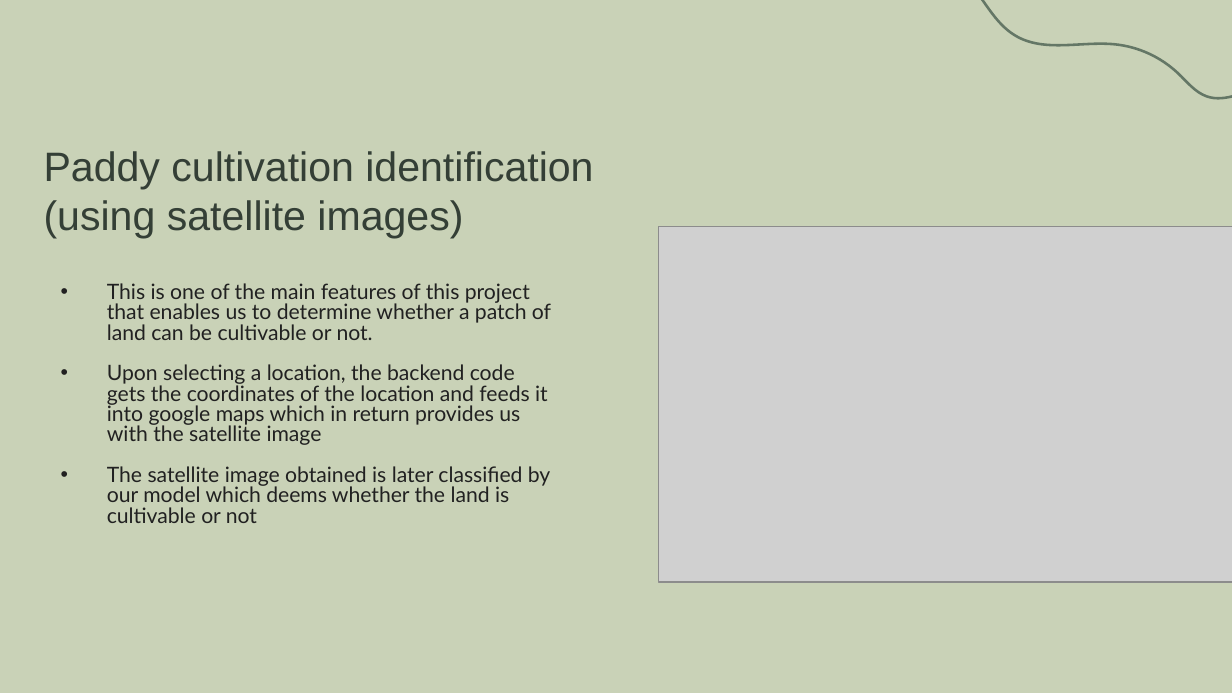
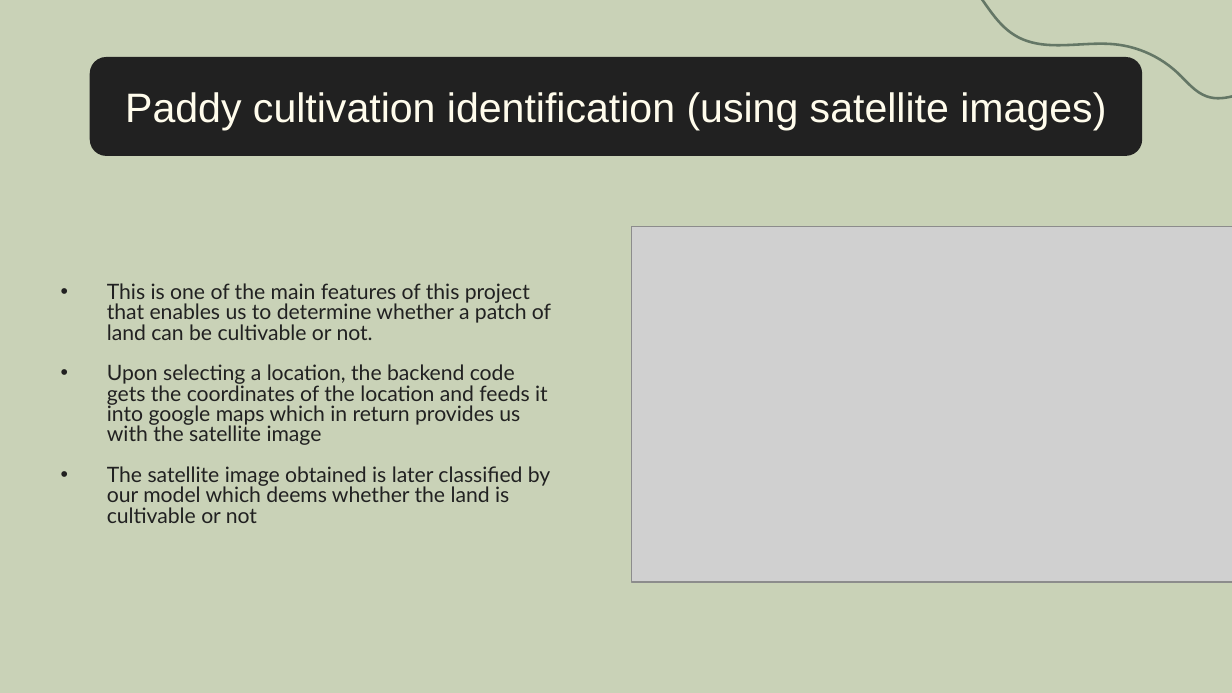
Before and after one commit to dev2010030040/farmers_all, a slide deck: slide 6 of presentations/farmersall.pptx (slide 5 before the commit). Drawn at 1232x693 pixels with LibreOffice and Linux fonts; fonts in the diff are those of the drawing; grey boxes stand for pictures. Boxes give left, top, right and bottom in pixels: in the first picture for what was removed or moved away, otherwise in the second. Text is boxed around its words. In the diff, an @@ line names an element or a change of style, - is before the commit and + after.

```diff
--- a/presentations/farmersall.pptx
+++ b/presentations/farmersall.pptx
@@ rounded rectangle "Paddy cultivation identification (using satellite ...": place and size @@
-rounded rectangle "Paddy cultivation identification (using satellite ..." at box(44, 151, 593, 238)
+rounded rectangle "Paddy cultivation identification (using satellite ..." at box(90, 57, 1142, 155)
@@ rounded rectangle "Paddy cultivation identification (using satellite ..." at box(90, 57, 1142, 155): text colour #343F36 to #FFFCEC; alignment left to centre; vertical alignment top to middle; fill none to #212121 @@
@@ picture: place and size @@
-picture at box(659, 227, 1232, 583)
+picture at box(631, 227, 1232, 583)
```
Also in this commit, not shown: 4 other slides changed, 7 slides added, 1 slide removed, 27 other files.
